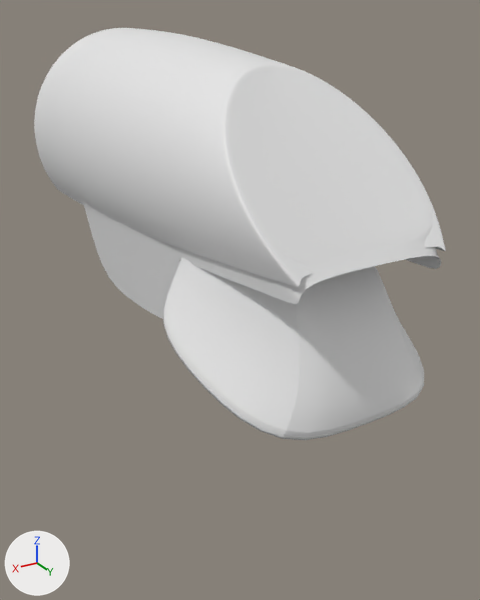
What one commit did to the Blender file Assets/NewCockpit.blend.
The view is the same before and after, from a camera (50 mm lens) standing at (3.05, 6.15, 0.95) and looking at (-0.05, 0.99, -1.63). The axes (+X, +Y, +Z) are drawn at lower left. The lights are the same throughout.

Objects in the first picture: 'CockpitFrame', 'Cube', 'GlassBack'.
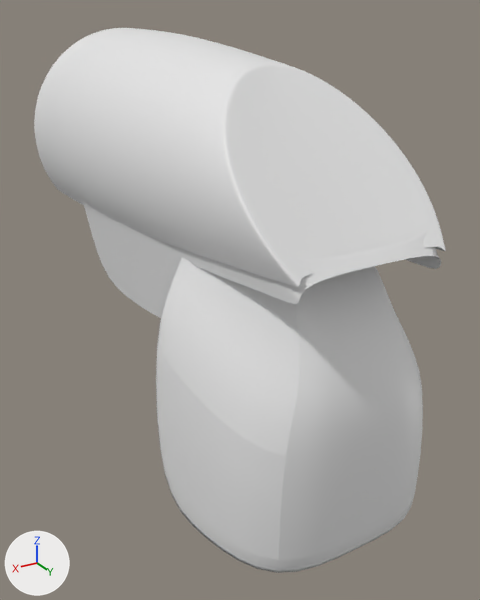
What the commit changed:
me_cube is used by ob_cube; location (0.0, 0.0, -0.01).
me_cube had 28 vertices, 22 faces and spanned x 0.0..1.14, y 1.35..3.01, z -1.97..-0.2.
me_cube now has 36 vertices, 29 faces and spans x 0.0..1.14, y 1.35..3.01, z -3.21..-0.2.
Part 1, on me_cube:
3 faces are deleted.
8 vertices are added at x 0.0..1.14, y 1.44..3.01, z -3.21.
10 new faces join them.

Pixel boxes (x1, y1, x2, y2) of what changed, in the pictures (480 x 600 px):
'Cube', reshaped
    before: (163, 258, 424, 440)
    after: (156, 257, 423, 573)
part 1 of me_cube, built on
    before: (163, 323, 424, 440)
    after: (156, 349, 423, 573)
